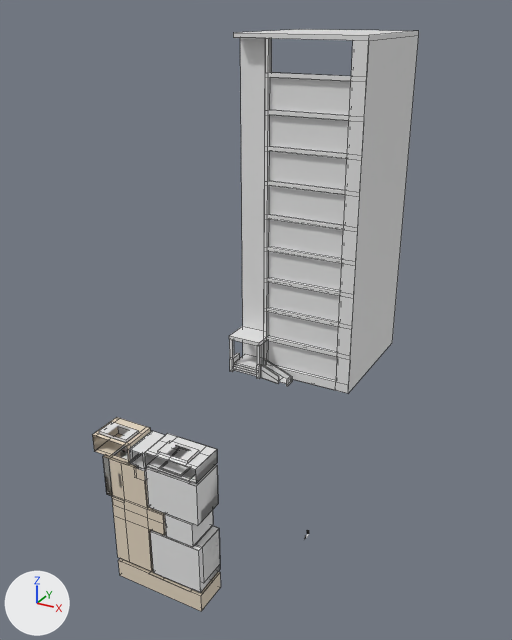
The FBX model Assets/Art/Models/03_LionDance/Apart.fbx: old version first, new version second.
Both versions are drawn from a 50 mm lens placed at (28.5, -68.4, 36.1), pointed at (-2.8, -11.5, 7.7). Every picture has the same lights, and +X, +Y and +Z are marked at lower left. Mesh edges are drawn as thin lines on the coarser meshes. Where no turn or scale is listed for an object, it has been applied to the vertices. Vertices at the same position are counted once.

Objects in the first picture: 'Apart_Outside', 'Balcony_Wall', 'Bathroom_Wall', 'Kitchen_Balcony_Wall', 'Main_Wall', 'MyRoom_Wall', 'SisRoom_Balcony_Wall', 'SisRoom_Wall'.
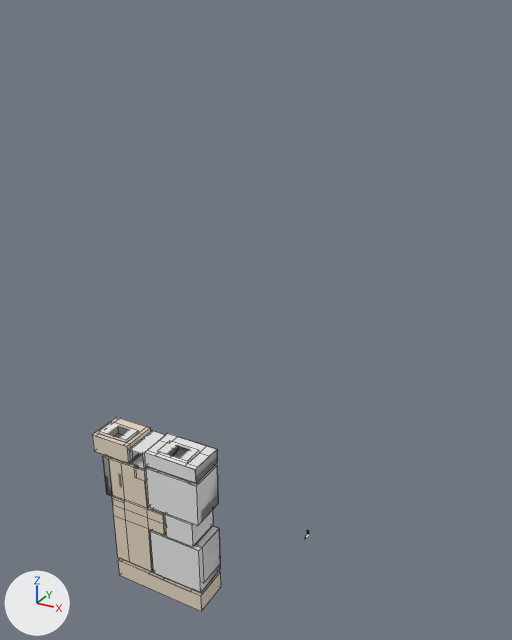
Diff of the bpy script that builds the scene:
```diff
--- a/Assets/Art/Models/03_LionDance/Apart.fbx.py
+++ b/Assets/Art/Models/03_LionDance/Apart.fbx.py
@@ me_cube_014 @@
 me_cube_014.from_pydata(...)  # 38 vertices, 20 faces; spans x -2.04..1.3, y -1.33..1.58, z -0.81..0.71
 # used by ob_kitchen_balcony_wall; location = (-2.9, -32.3, 5.4)
 # verts and faces of me_cube_014; kept vertices keep their numbers, new ones are numbered from 38
 # before: 1 (-2.04, -1.33, 0.71) at pixel (92, 434), 5 (-2.04, -1.33, -0.81) at pixel (94, 451), 7 (1.3, -1.33, 0.71) at pixel (126, 446), 13 (1.3, -1.33, -0.81) at pixel (128, 463)
+# me_cube_014 part 2
+faces += [(1, 7, 13, 5)]  # mat_wall (white #e6d8c3)
 me_cube_014.materials.append(mat_wall)
@@ me_cube_048 @@
 me_cube_048.from_pydata(...)  # 32 vertices, 16 faces; spans x -2.27..2.21, y -1.42..1.5, z -0.67..0.55
 # used by ob_sisroom_balcony_wall; location = (2.3, -32.2, 5.6)
+# me_cube_048 part 1: the loose piece of 4 vertices spanning x -2.27..2.21, y 1.5, z -0.67..0.55 is copied, and the copy is moved by (0.0, -2.91, 0.0), in mat_sisroom_balcony_wall (white #e7e7e7); it spans x -2.27..2.21, y -1.42, z -0.67..0.55
 me_cube_048.materials.append(mat_tile)
@@ ob_apart_outside @@
-ob_apart_outside = bpy.data.objects.new('Apart_Outside', me_cube_021)
-ob_apart_outside.location = (-1.0, -7.5, 12.1)
```

Where the change shows, as pixel boxes [x1, y1, x2, y2] in the pictures (512 x 640 px):
'Apart_Outside', deleted
    before: [229, 29, 419, 393]
part 1 of me_cube_048, added
    after: [145, 453, 196, 484]
part 2 of me_cube_014, added
    after: [93, 435, 128, 463]
